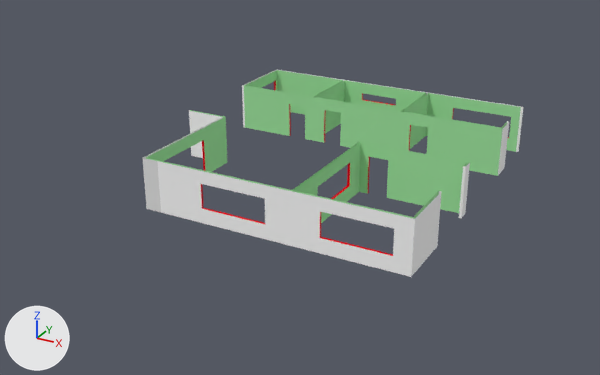
A saved change to the Blender file GameClub.blend.
Camera for both pictures: a camera (50 mm lens) standing at (25.8, -51.7, 25.2) and looking at (-1.1, -2.7, 0.8). The axes (+X, +Y, +Z) are drawn at lower left. The lights are the same throughout.

Before the edit, the objects in view are built like this:
```python
ob_gameclubchimeny = bpy.data.objects.new('GameClubChimeny', me_gameclubchimeny)
ob_gameclubchimeny.location = (0.0, 0.0, 0.0)
ob_gameclubcolumns = bpy.data.objects.new('GameClubColumns', me_gameclubcolumns)
ob_gameclubcolumns.location = (0.0, 0.0, 0.0)
ob_gameclubfloor = bpy.data.objects.new('GameClubFloor', me_gameclubfloor)
ob_gameclubfloor.location = (0.0, 0.0, 0.0)
ob_gameclubroof = bpy.data.objects.new('GameClubRoof', me_gameclubroof)
ob_gameclubroof.location = (0.0, 0.0, 0.0)
ob_gameclubwalls = bpy.data.objects.new('GameClubWalls', me_gameclubwalls)
ob_gameclubwalls.location = (0.0, 0.0, 0.0)
```
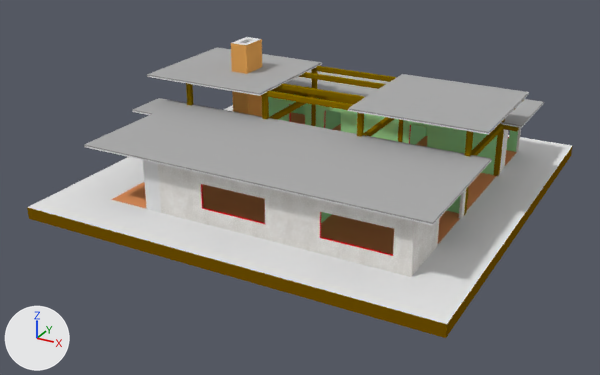
Pixel boxes (x1, y1, x2, y2) of what changed, in the pictures (600 x 375 px):
'GameClubWalls', surface changed: (142, 69, 524, 277) in both
'GameClubRoof', shown: after (84, 47, 544, 225)
'GameClubFloor', shown: after (27, 105, 573, 338)
'GameClubColumns', shown (brown): after (186, 66, 524, 215)
'GameClubChimeny', shown (orange): after (231, 37, 262, 117)

The change, as a diff of the scene's bpy script:
```diff
--- a/GameClub.blend.py
+++ b/GameClub.blend.py
@@ img_walls_png @@
+img_walls_png = load_image('Walls.png', 'Walls.png', 1250, 1250, 'sRGB')
@@ mat_walls @@
 mat_walls = diffuse_material('Walls')
-mat_walls.base_color = (1.0, 1.0, 1.0)  # white #ffffff
+mat_walls.texture = img_walls_png
@@ ob_gameclubfloor @@
 ob_gameclubfloor.location = (0.0, 0.0, 0.0)
-ob_gameclubfloor.hide_viewport = True
@@ ob_gameclubcolumns @@
 ob_gameclubcolumns.location = (0.0, 0.0, 0.0)
-ob_gameclubcolumns.hide_viewport = True
@@ ob_gameclubchimeny @@
 ob_gameclubchimeny.location = (0.0, 0.0, 0.0)
-ob_gameclubchimeny.hide_viewport = True
@@ ob_gameclubroof @@
 ob_gameclubroof.location = (0.0, 0.0, 0.0)
-ob_gameclubroof.hide_viewport = True
```
